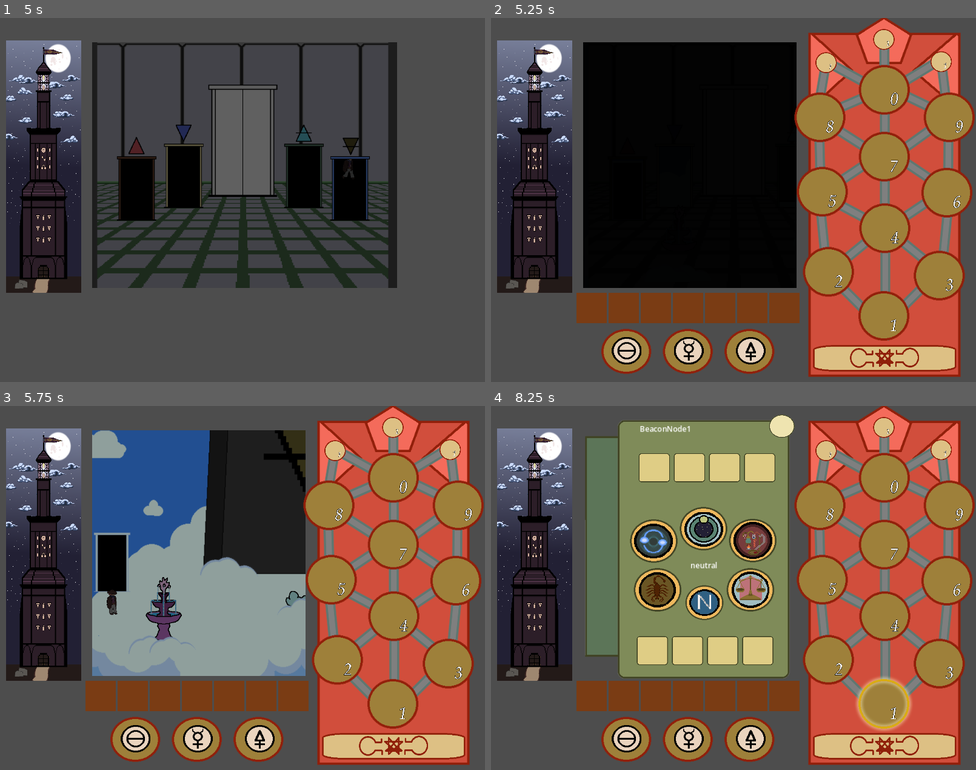
Above: before the commit, frames 1-4 (two rows, left to right).
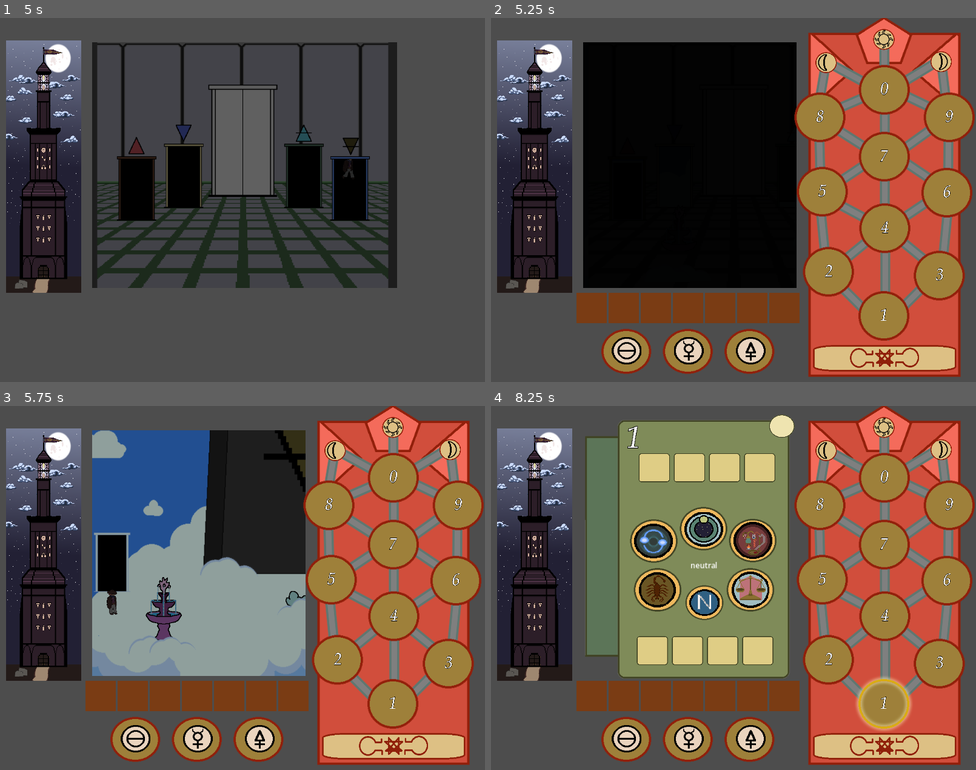
Above: after the commit, the same moments.

Repository: mccajd/Quintessential
Game: Godot game, scene res://Scenes/main_menu.tscn
Same seed, same stepped clock (60 frames per second), same inputs: the game is played once before the commit and once after it.
Inputs (mouse positions are in pixels of both pictures, inside the frame that each line leads up to):
- Up to frame 1 (5 s): click (441, 178) at 0.5 s; move the mouse to (349, 181) at 1.27 s; press the mouse at (349, 181) at 1.28 s; move the mouse to (145, 218) at 2.02 s; release the mouse at (145, 218) at 2.03 s; click (145, 218) at 2.1 s; move the mouse to (291, 119) at 2.77 s; press the mouse at (291, 119) at 2.78 s; move the mouse to (218, 272) at 3.52 s; release the mouse at (218, 272) at 3.53 s; click (218, 272) at 3.6 s; move the mouse to (388, 254) at 4.27 s; press the mouse at (388, 254) at 4.28 s
- Up to frame 2 (5.25 s): move the mouse to (588, 145) at 5.02 s; release the mouse at (588, 145) at 5.03 s; click (588, 145) at 5.1 s
- Up to frame 3 (5.75 s): no input
- Up to frame 4 (8.25 s): click (883, 744) at 5.75 s; click (883, 744) at 6.5 s; click (883, 744) at 7.25 s; tap Enter at 8 s; move the mouse to (883, 704) at 8.02 s; press the mouse at (883, 704) at 8.03 s

Frame 1 is identical in both runs. In frame 2, 0.6% of the frame differs, in the area x 67-98%, y 3-86%; in frame 3, 0.6%; in frame 4, 0.8%, in the area x 28-98%, y 3-86%.

Commit message:
Add icons, logic to nodes

Diff:
--- a/Scenes/beacon_node.tscn
+++ b/Scenes/beacon_node.tscn
@@ -1,10 +1,11 @@
-[gd_scene load_steps=8 format=3 uid="uid://dt8namvmtn1ty"]
+[gd_scene load_steps=9 format=3 uid="uid://dt8namvmtn1ty"]
 
 [ext_resource type="Script" path="res://Scripts/beacon_node.gd" id="1_hn6iq"]
 [ext_resource type="Texture2D" uid="uid://r65av6xkmun3" path="res://assets/beacon/beacon-node-empty.png" id="2_jmdrg"]
 [ext_resource type="Texture2D" uid="uid://cofbj22tbg5oi" path="res://assets/beacon/beacon-node-filled.png" id="3_nm6o8"]
 [ext_resource type="Texture2D" uid="uid://d38d3pg5qofs3" path="res://assets/beacon/beacon-node-selected.png" id="4_d8wnx"]
 [ext_resource type="Texture2D" uid="uid://e2ko6iq3875u" path="res://assets/symbols/one_symbol.png" id="5_i2ngt"]
+[ext_resource type="Texture2D" uid="uid://dykllnf3mi7pd" path="res://assets/symbols/sun_bk_symbol.png" id="6_aporb"]
 
 [sub_resource type="CircleShape2D" id="CircleShape2D_3wxxm"]
 radius = 56.2228
@@ -55,12 +56,22 @@
 animation = &"selected"
 
 [node name="BeaconNumber" type="TextureRect" parent="."]
-offset_left = 78.0
-offset_top = 69.0
-offset_right = 95.0
-offset_bottom = 95.0
+offset_left = 57.0
+offset_top = 47.0
+offset_right = 74.0
+offset_bottom = 73.0
+mouse_filter = 2
 texture = ExtResource("5_i2ngt")
 expand_mode = 1
 
+[node name="RecepticleSymbol" type="TextureRect" parent="."]
+visible = false
+offset_left = 9.0
+offset_top = 6.0
+offset_right = 121.0
+offset_bottom = 118.0
+mouse_filter = 2
+texture = ExtResource("6_aporb")
+
 [connection signal="mouse_entered" from="." to="." method="_on_mouse_entered"]
 [connection signal="mouse_exited" from="." to="." method="_on_mouse_exited"]
--- a/Scenes/beacon_node_connector.tscn
+++ b/Scenes/beacon_node_connector.tscn
@@ -33,7 +33,6 @@
 animation = &"off"
 
 [node name="JustAddedTexture" type="TextureRect" parent="."]
-visible = false
 offset_left = 1.0
 offset_top = 3.0
 offset_right = 37.0
--- a/Scenes/beacon_puzzle.tscn
+++ b/Scenes/beacon_puzzle.tscn
@@ -436,6 +436,7 @@
 scale = Vector2(0.397905, 0.603794)
 
 [node name="Destination" type="TextureRect" parent="MockUI/BeaconNodeView/BeaconNodeMenu/OutputContainer/OutputSlot1"]
+visible = false
 z_index = 1
 layout_mode = 0
 offset_left = 32.858
@@ -459,6 +460,7 @@
 scale = Vector2(0.265203, 0.567695)
 
 [node name="Destination" type="TextureRect" parent="MockUI/BeaconNodeView/BeaconNodeMenu/OutputContainer/OutputSlot2"]
+visible = false
 z_index = 1
 layout_mode = 0
 offset_left = 33.3552
@@ -482,6 +484,7 @@
 scale = Vector2(0.339598, 0.567696)
 
 [node name="Destination" type="TextureRect" parent="MockUI/BeaconNodeView/BeaconNodeMenu/OutputContainer/OutputSlot3"]
+visible = false
 z_index = 1
 layout_mode = 0
 offset_left = 33.2325
@@ -505,6 +508,7 @@
 scale = Vector2(0.265203, 0.567695)
 
 [node name="Destination" type="TextureRect" parent="MockUI/BeaconNodeView/BeaconNodeMenu/OutputContainer/OutputSlot4"]
+visible = false
 z_index = 1
 layout_mode = 0
 offset_left = 32.4898
@@ -515,11 +519,19 @@
 expand_mode = 1
 
 [node name="SelectedNodeLabel" type="Label" parent="MockUI/BeaconNodeView/BeaconNodeMenu"]
+visible = false
 offset_left = 130.0
 offset_top = 21.0
 offset_right = 238.0
 offset_bottom = 48.0
 text = "none selected"
+
+[node name="SelectedNode" type="TextureRect" parent="MockUI/BeaconNodeView/BeaconNodeMenu"]
+offset_left = 101.0
+offset_top = 25.0
+offset_right = 133.0
+offset_bottom = 73.0
+texture = ExtResource("14_7im5j")
 
 [node name="SelectedTransformationLabel" type="Label" parent="MockUI/BeaconNodeView/BeaconNodeMenu"]
 offset_left = 224.0
--- a/Scripts/beacon_node.gd
+++ b/Scripts/beacon_node.gd
@@ -37,7 +37,11 @@
 func _ready():
 	input_pickable = true
 	transformer = ItemTransformer.new()
-	$BeaconNumber.texture = load(get_symbol_texture(id))
+	if id < 100:
+		$RecepticleSymbol.visible = false
+		$BeaconNumber.texture = load(get_symbol_texture(id))
+		return
+	$BeaconNumber.visible = false
 
 
 func _process(_delta):
--- a/Scripts/beacon_node_menu.gd
+++ b/Scripts/beacon_node_menu.gd
@@ -19,7 +19,7 @@
 
 
 func _process(_delta):
-	get_node("SelectedNodeLabel").text = selected_node.name if selected_node else "none"
+	get_node("SelectedNode").texture = load(BeaconNode.get_symbol_texture(selected_node.id)) if selected_node else load("res://assets/beacon/empty.png")
 	get_node("SelectedTransformationLabel").text = selected_node.selected_transformation if selected_node else "neutral"
 
 	if !selected_node: return
--- a/Scripts/beacon_node_output_slot.gd
+++ b/Scripts/beacon_node_output_slot.gd
@@ -21,19 +21,7 @@
 		_update_selected_node()
 		destination_updated.emit(slot_id, selected_node_destination)
 
-		var destination_texture = get_node("Destination")
-		if selected_node_destination == -1:
-			destination_texture.visible = false
-			return
-		destination_texture.texture = load(BeaconNode.get_symbol_texture(selected_node_destination))
-		if selected_node_destination > 10:
-			# HACK.jmc - cheeky way to detect if this is a recepticle without getting a ref
-			destination_texture.size.x = 20
-			destination_texture.position.x = 29.635
-		else:
-			destination_texture.size.x = 17
-			destination_texture.position.x = 33.335
-		destination_texture.visible = true
+		_set_destination_label()
 
 
 func _can_drop_data(_position, _data):
@@ -43,7 +31,7 @@
 func set_values(selected_node: BeaconNode, connections):
 	node_destination_options = selected_node.availableNodeIds
 	selected_node_destination = selected_node.selected_destination_nodes[slot_id]
-	get_node("DestinationLabel").text = str(selected_node_destination) if selected_node_destination > -1 else ""
+	_set_destination_label()
 
 func _update_selected_node():
 	if selected_node_destination == -1:
@@ -55,3 +43,20 @@
 	var ix = node_destination_options.find(selected_node_destination)
 	ix += 1
 	selected_node_destination = node_destination_options[ix]
+
+
+func _set_destination_label():
+	var destination_texture = get_node("Destination")
+	if selected_node_destination == -1:
+		destination_texture.visible = false
+		return
+	destination_texture.texture = load(BeaconNode.get_symbol_texture(selected_node_destination))
+	if selected_node_destination == 200:
+		# HACK.jmc - cheeky way to detect if this is the wider sun recepticle without getting a ref
+		destination_texture.size.x = 20
+		destination_texture.position.x = 29.635
+	else:
+		destination_texture.size.x = 17
+		destination_texture.position.x = 33.335
+
+	destination_texture.visible = true
--- a/Scripts/beacon_recepticle.gd
+++ b/Scripts/beacon_recepticle.gd
@@ -12,6 +12,10 @@
 	if !mouse_entered.is_connected(_on_mouse_entered):
 		mouse_entered.connect(_on_mouse_entered)
 
+	$BeaconNumber.visible = false
+	$RecepticleSymbol.texture = load(_get_symbol_texture())
+	$RecepticleSymbol.visible = true
+
 
 func complete():
 	return available_items.find(expected_input) > -1
@@ -22,6 +26,15 @@
 
 
 func _process(_delta):
+	$RecepticleSymbol.texture = load(_get_symbol_texture())
+	# another cheeky way to say "this isn't the sun recepticle"
+	if id != 200:
+		$RecepticleSymbol.size.x = 84
+		$RecepticleSymbol.position.x = 20
+	else:
+		$RecepticleSymbol.size.x = 112
+		$RecepticleSymbol.position.x = 9
+
 	if complete():
 		$SelectionSprite2D.visible = true
 	else:
@@ -30,3 +43,16 @@
 
 func _on_mouse_entered():
 	item_hovered.emit(expected_input)
+
+
+func _get_symbol_texture():
+	if complete():
+		match id:
+			100: return "res://assets/symbols/moon_wh_symbol.png"
+			200: return "res://assets/symbols/sun_wh_symbol.png"
+			300: return "res://assets/symbols/moon2_wh_symbol.png"
+	else:
+		match id:
+			100: return "res://assets/symbols/moon_bk_symbol.png"
+			200: return "res://assets/symbols/sun_bk_symbol.png"
+			300: return "res://assets/symbols/moon2_bk_symbol.png"
Binary file added: assets/symbols/moon2_bk_symbol.png
Not shown, added: assets/symbols/moon2_bk_symbol.png.import
Binary file added: assets/symbols/moon2_wh_symbol.png
Not shown, added: assets/symbols/moon2_wh_symbol.png.import
Binary file changed: assets/symbols/moon_wh_symbol.png
